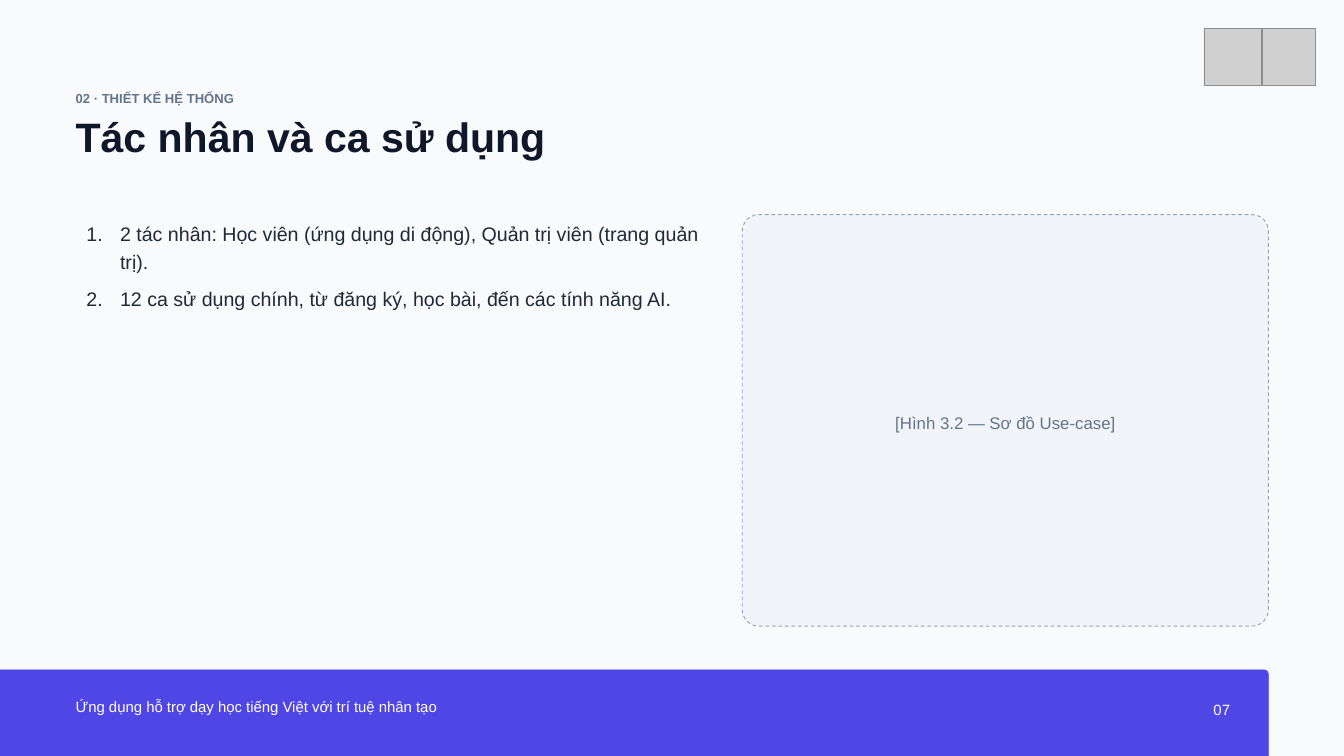
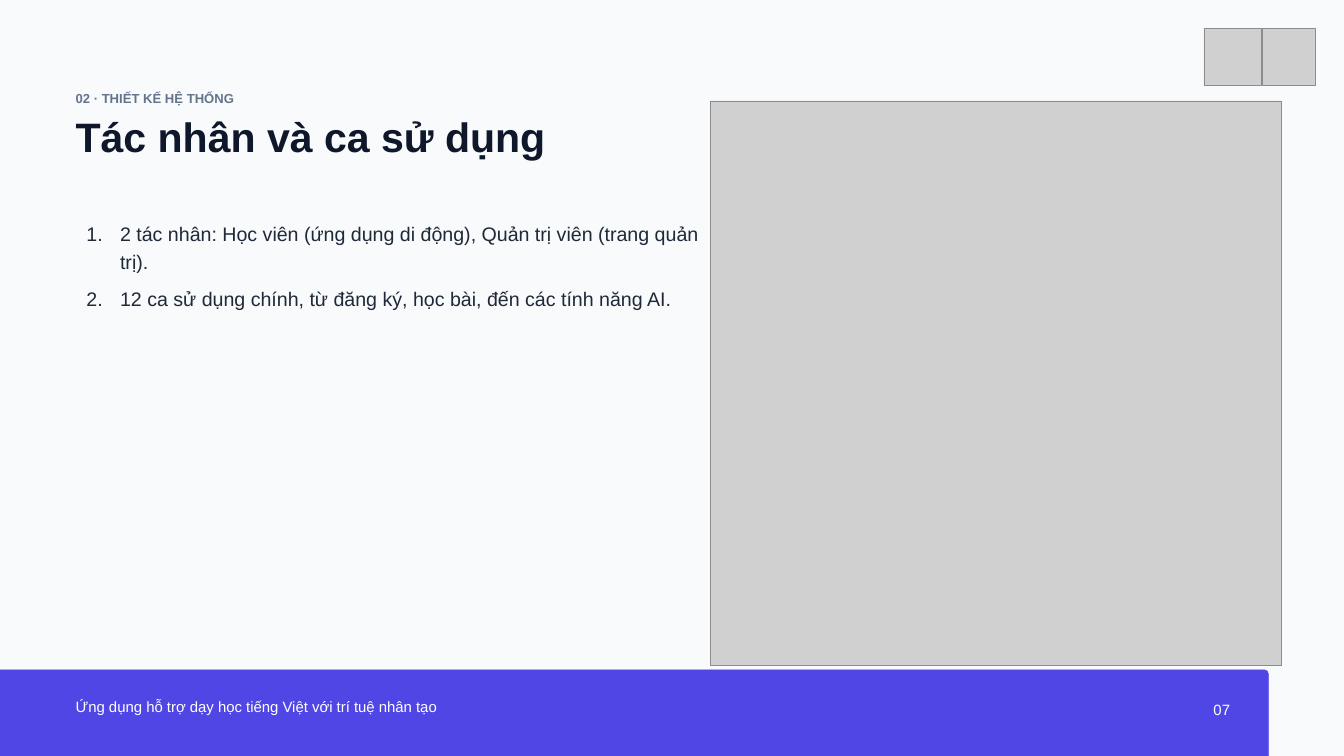
Before and after one commit to PhuVinhAI/LinVNix, a slide deck: slide 7 of BaoCao/kl-da22ttc-nguyenhuynhphuvinh-110122203-linvnix.pptx. Drawn at 1344x756 pixels with LibreOffice and Linux fonts; fonts in the diff are those of the drawing; grey boxes stand for pictures. Boxes give left, top, right and bottom in pixels: in the first picture for what was removed or moved away, otherwise in the second. Text is boxed around its words. In the diff, an @@ line names an element or a change of style, - is before the commit and + after.

```diff
--- a/BaoCao/kl-da22ttc-nguyenhuynhphuvinh-110122203-linvnix.pptx
+++ b/BaoCao/kl-da22ttc-nguyenhuynhphuvinh-110122203-linvnix.pptx
@@ picture added at bbox=[710, 101, 1282, 665] @@
@@ rounded rectangle removed at bbox=[743, 214, 1269, 626] @@
-[Hình 3.2 — Sơ đồ Use-case]
```
Also in this commit, not shown: 2 other slides changed.
